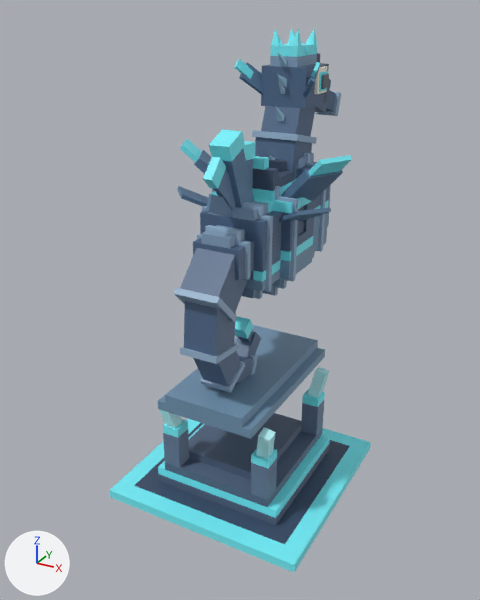
Two versions of the glTF model art/creatures/Seahorse/tiers/game/T10/SeahorseTrainer10.glb, one commit apart.
Rendered twice from a 50 mm lens placed at (12.3, -24.9, 10.5), pointed at (-0.8, -1.1, -1.4). Every picture has the same lights, and +X, +Y and +Z are marked at lower left. The first picture is the older version. Where no turn or scale is listed for an object, it has been applied to the vertices.

In view in the first picture: 'Body', 'Fin', 'Fin_Glow', 'Head', 'Head_Glow', 'Plate', 'Stand', 'Stand_Glow', 'T1', 'T2', 'T3', 'Wings' and 6 more.
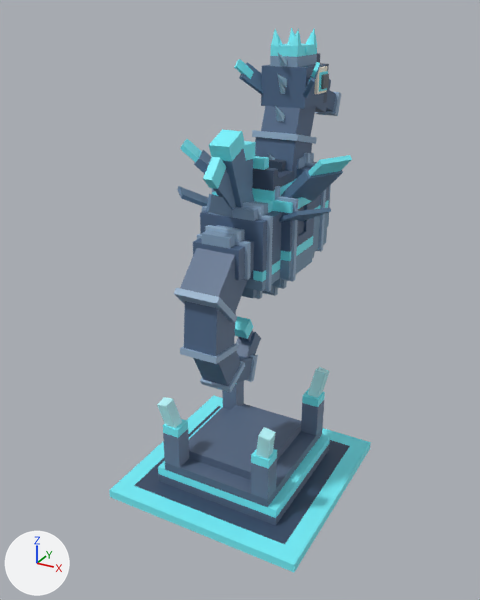
Boxes [x1, y1, x2, y2] around the edits, measured in the pictures (480 x 600 px):
'Plate', deleted (blue)
    before: [158, 325, 325, 439]

Patch to the scene script:
```diff
--- a/art/creatures/Seahorse/tiers/game/T10/SeahorseTrainer10.glb.py
+++ b/art/creatures/Seahorse/tiers/game/T10/SeahorseTrainer10.glb.py
@@ ob_plate @@
-ob_plate = bpy.data.objects.new('Plate', me_plate)
-ob_plate.location = (0.0, -1.93, -4.9)
```
